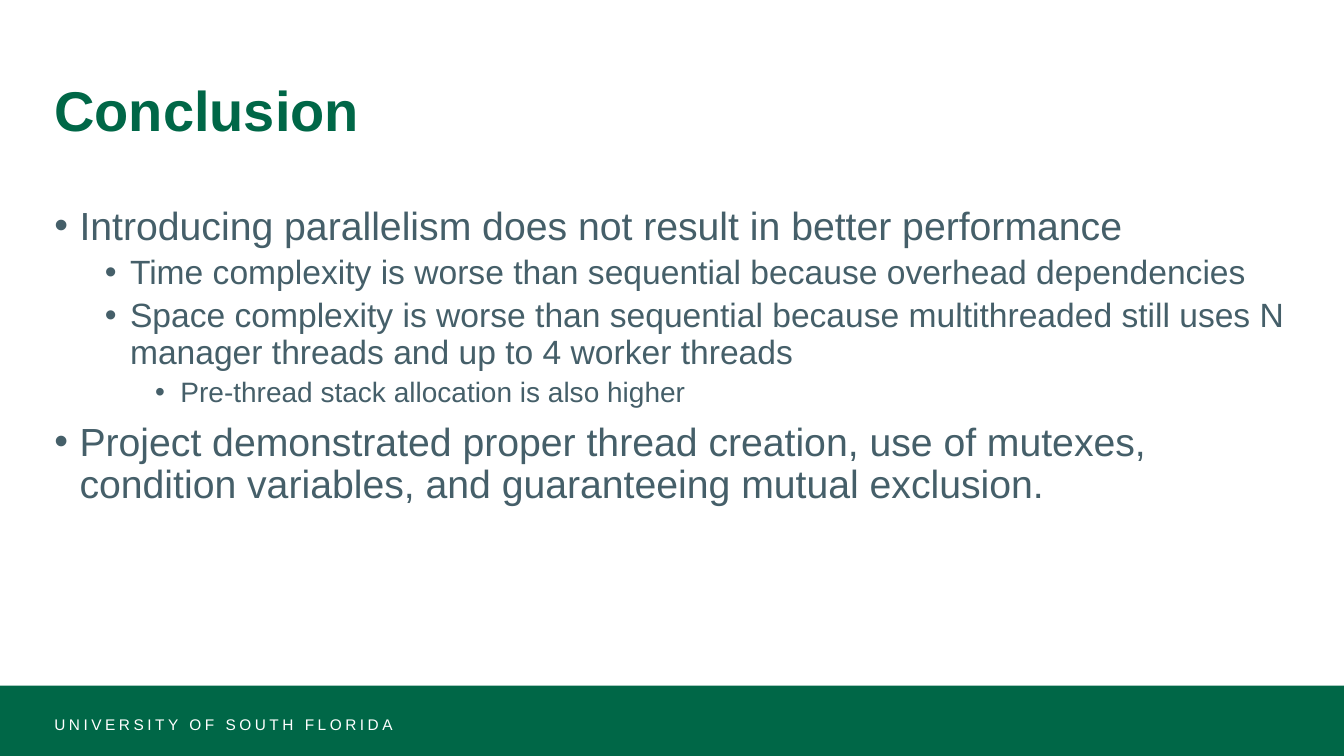
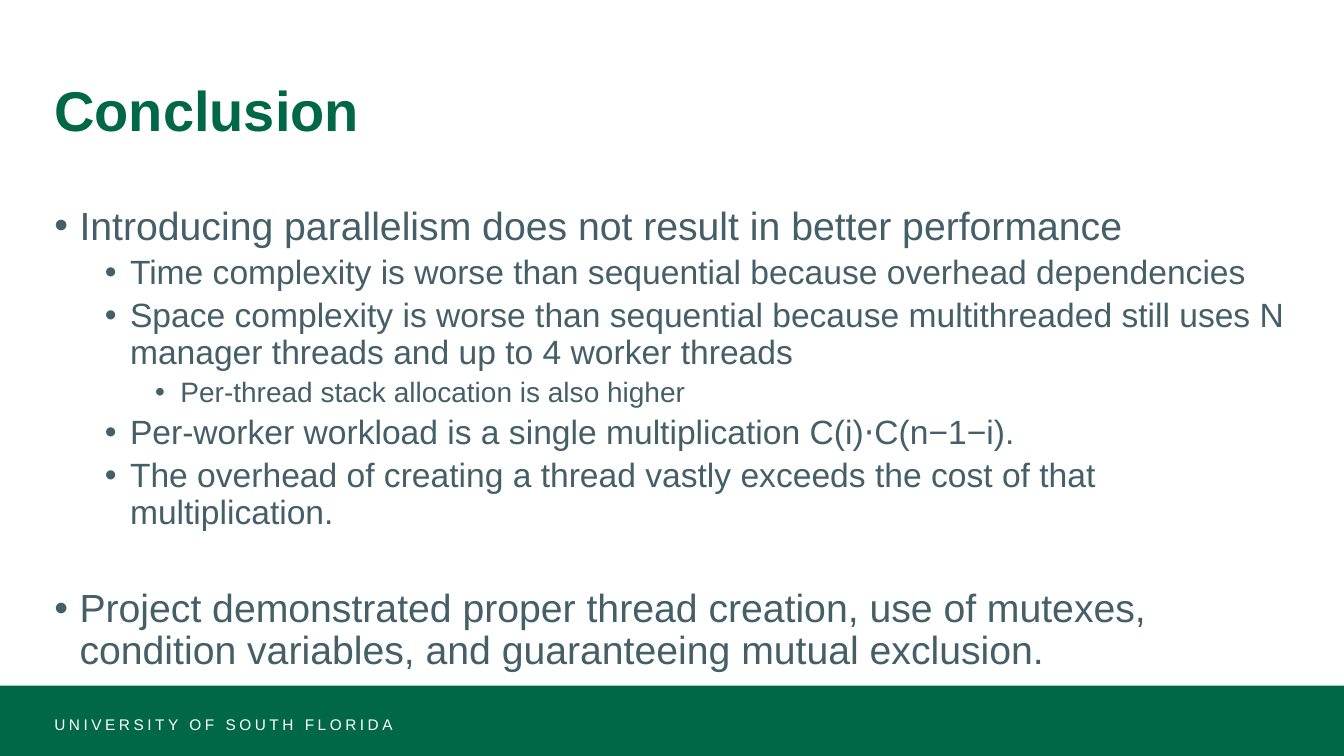
Before and after one commit to KS-AO-HUB/OS-Group-Project, a slide deck: slide 11 of catalan.pptx (slide 10 before the commit). Drawn at 1344x756 pixels with LibreOffice and Linux fonts; fonts in the diff are those of the drawing. Boxes give left, top, right and bottom in pixels: in the first picture for what was removed or moved away, otherwise in the second. Text is boxed around its words. In the diff, an @@ line names an element or a change of style, - is before the commit and + after.

```diff
--- a/catalan.pptx
+++ b/catalan.pptx
@@ text at [130, 381, 1095, 531]: text changed; size 20 to 24 pt @@
-    • Pre-thread stack allocation is also higher
+    • Per-thread stack allocation is also higher
+  • Per-worker workload is a single multiplication C(i)⋅C(n−1−i).
+  • The overhead of creating a thread vastly exceeds the cost of that multiplication.
```
Also in this commit, not shown: 9 other slides changed, 1 slide added, 1 other file.
